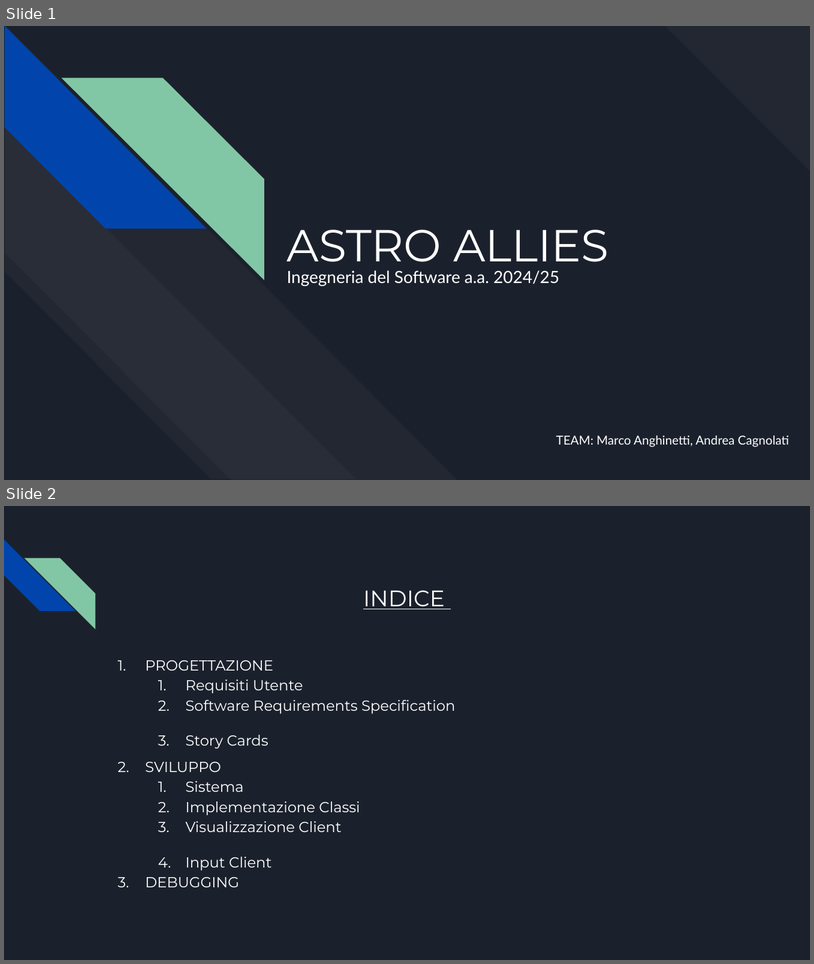
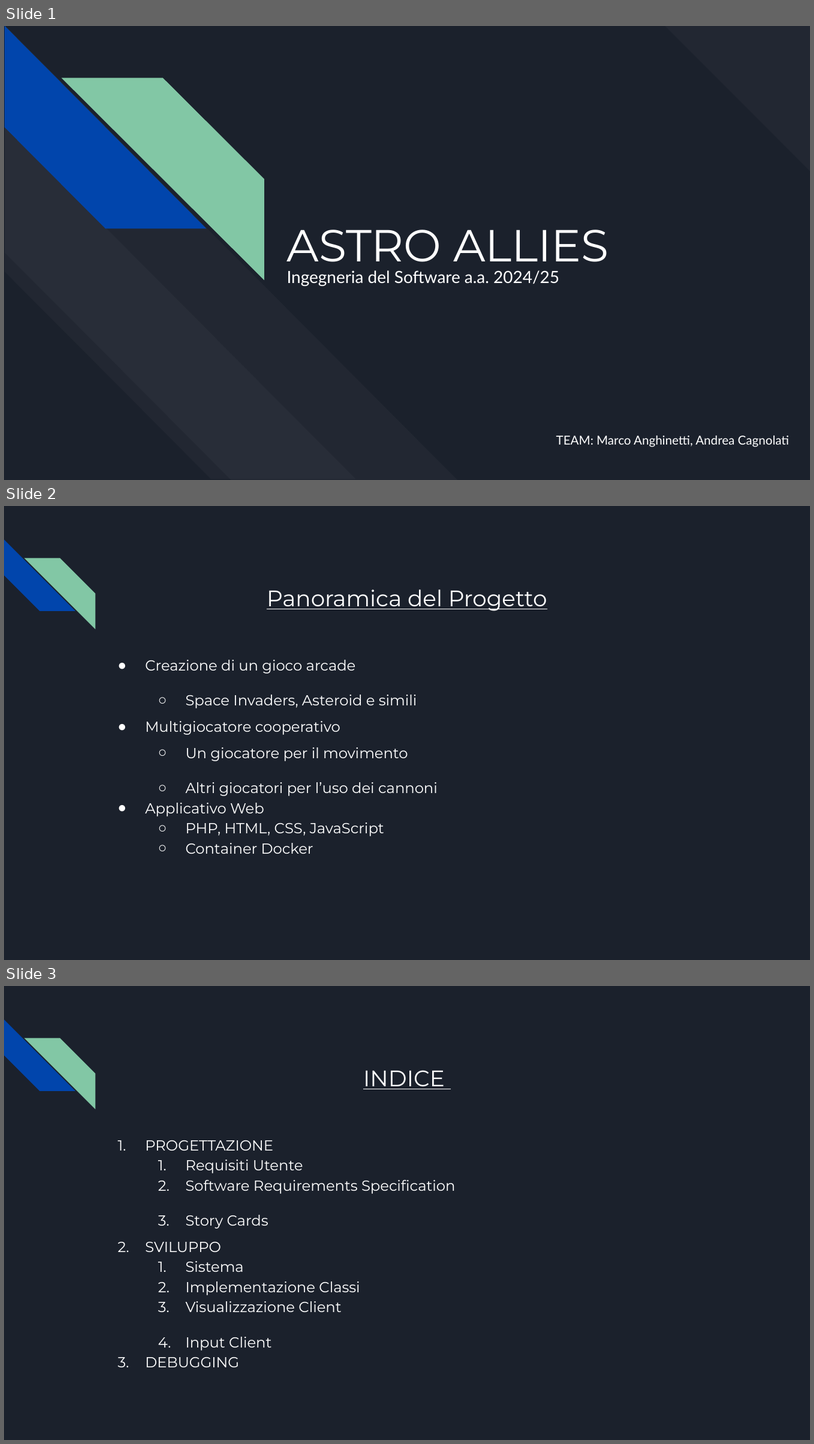
Before and after one commit to Progetti-ING-SW-INFO-UniPR/INGSW-2425-T5-A, a slide deck: Progettazione/AstroAllies_Presentazione_AndreaCagnolati.pptx. Shown one above the other, each under a label of ours: slides 1 and 2 before the commit, slides 1, 2 and 3 after it. The pictures are 814x964 and 814x1444 pixels, drawn with LibreOffice and Linux fonts; fonts in the diff are those of the drawing. Boxes give left, top, right and bottom in pixels: in the first picture for what was removed or moved away, otherwise in the second. Text is boxed around its words. In the diff, an @@ line names an element or a change of style, - is before the commit and + after.

```diff
--- a/Progettazione/AstroAllies_Presentazione_AndreaCagnolati.pptx
+++ b/Progettazione/AstroAllies_Presentazione_AndreaCagnolati.pptx
@@ slide 2 added at [4,506,810,960], background #1B212C; not listed: 2 template elements that a slide beside it also shows @@
@@ text added at [267,589,548,611], 20 pt, text #FFFFFF, underline @@
+Panoramica del Progetto
@@ title added at [145,660,438,853], 13 pt, text #FFFFFF @@
+● Creazione di un gioco arcade
+  ○ Space Invaders, Asteroid e simili
+● Multigiocatore cooperativo
+  ○ Un giocatore per il movimento
+  ○ Altri giocatori per l’uso dei cannoni
+● Applicativo Web
+  ○ PHP, HTML, CSS, JavaScript
+  ○ Container Docker
@@ what was slide 2 is now slide 3 @@
```
Also in this commit, not shown: 2 slides changed, 1 other file.
